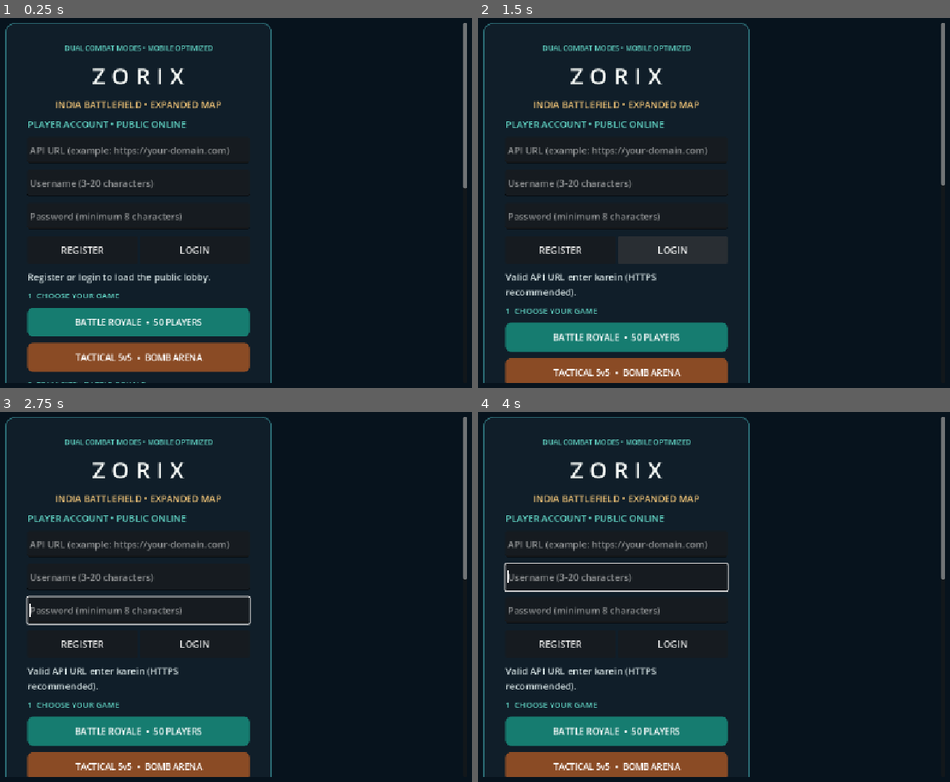
Above: before the commit, frames 1-4 (two rows, left to right).
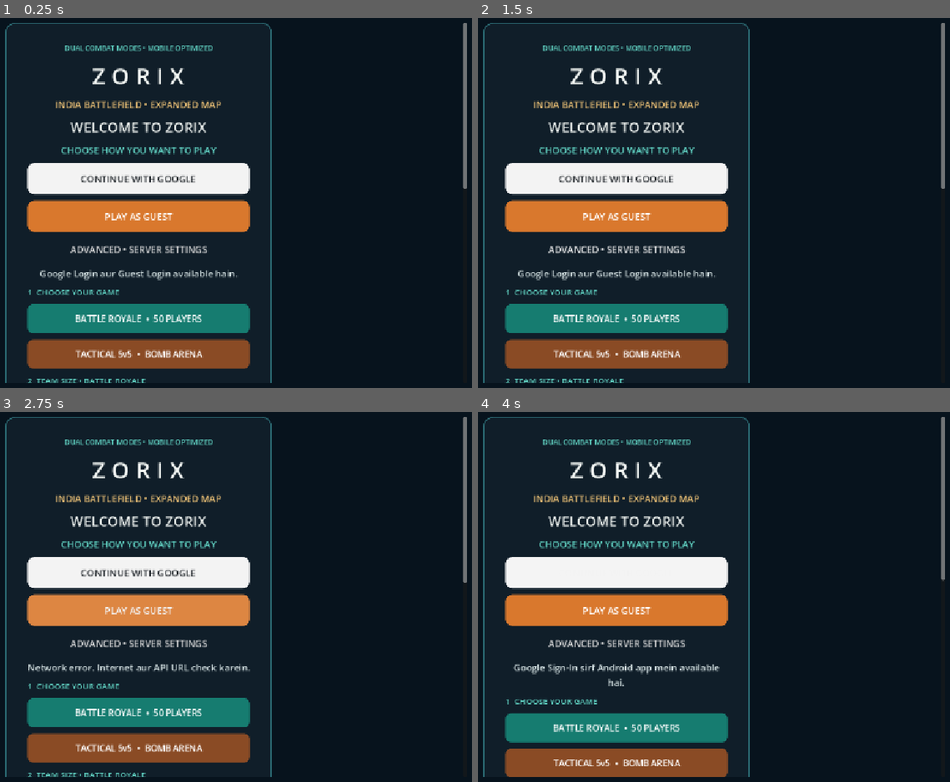
Above: after the commit, the same moments.

Repository: yadav429/ZORIX
Game: Godot game, scene res://Scenes/Lobby.tscn
Same seed, same stepped clock (60 frames per second), same inputs: the game is played once before the commit and once after it.
Inputs (mouse positions are in pixels of both pictures, inside the frame that each line leads up to):
- Up to frame 1 (0.25 s): no input
- Up to frame 2 (1.5 s): click "REGISTER" (after the commit: "ADVANCED • SERVER SETTINGS") at 0.5 s; click "LOGIN" (after the commit: "ADVANCED • SERVER SETTINGS") at 1.25 s
- Up to frame 3 (2.75 s): click (136, 611) at 2 s, where only the run after the commit has a clickable "PLAY AS GUEST"
- Up to frame 4 (4 s): click (614, 611) at 2.75 s, where only the run after the commit has a clickable "PLAY AS GUEST"; click (614, 571) at 3.5 s, where only the run after the commit has a clickable "CONTINUE WITH GOOGLE"

The runs differ from the first frame. In frame 1, 14% of the frame differs, in the area x 5-99%, y 27-99%; in frame 2, 20%; in frame 3, 19%; in frame 4, 14%.

Commit message:
Add native Google Sign-In and Guest Login (#22)
* Replace account form with three login choices

* Add anonymous guest account endpoint

* Set stable Android package ID for Firebase sign-in

* Enable Android internet permission for online sign-in

* Add Render deployment blueprint for ZORIX player API

* Enable ZORIX guest login with live API and hide Facebook option

* Add secure Google ID token verification endpoint

* Add Google token verification dependency

* Configure Google OAuth web client ID on Render

* Fix Google auth dependency requirements newline

* Fix Render Google OAuth environment configuration YAML

* Add Android OAuth client configuration

* Connect native Google Sign-In token to player API

* Enable native Google Sign-In Android plugin

* Enable Gradle Android export for Google Sign-In plugin

* Build ZORIX with native Google sign-in plugin and API smoke tests

* Verify release APK OAuth signing fingerprint in CI

Diff:
--- a/Scripts/player_account.gd
+++ b/Scripts/player_account.gd
@@ -2,78 +2,115 @@
 
 signal login_completed(player_name: String)
 signal public_server_loaded(host: String, port: int)
-var request_kind := "auth"
 
 const SETTINGS_PATH := "user://zorix_account.cfg"
+const GOOGLE_WEB_CLIENT_ID := "12896414115-g4950lhr34mbcpugje8ga9kq8uufpl5b.apps.googleusercontent.com"
 var request: HTTPRequest
 var api_url_input: LineEdit
-var username_input: LineEdit
-var password_input: LineEdit
 var status_label: Label
-var login_button: Button
-var register_button: Button
+var google_button: Button
+var guest_button: Button
+var advanced_box: VBoxContainer
+var google_sign_in: Object
 var token := ""
 var player_name := ""
-var api_base_url := ""
+var api_base_url := "https://zorix-player-api-dnz5.onrender.com"
+var request_kind := "auth"
 
 func _ready():
     request = HTTPRequest.new()
-    request.timeout = 15.0
+    request.timeout = 30.0
     add_child(request)
     request.request_completed.connect(_on_request_completed)
     _load_session()
+    _connect_google_plugin()
+
+func _connect_google_plugin():
+    if OS.get_name() != "Android":
+        return
+    if not Engine.has_singleton("GodotGoogleSignIn"):
+        return
+    google_sign_in = Engine.get_singleton("GodotGoogleSignIn")
+    if not google_sign_in.is_connected("sign_in_success", _on_google_sign_in_success):
+        google_sign_in.connect("sign_in_success", _on_google_sign_in_success)
+    if not google_sign_in.is_connected("sign_in_failed", _on_google_sign_in_failed):
+        google_sign_in.connect("sign_in_failed", _on_google_sign_in_failed)
 
 func build_ui(parent: VBoxContainer):
     var heading = Label.new()
-    heading.text = "PLAYER ACCOUNT • PUBLIC ONLINE"
-    heading.add_theme_color_override("font_color", Color("#62d6c6"))
+    heading.text = "WELCOME TO ZORIX"
+    heading.horizontal_alignment = HORIZONTAL_ALIGNMENT_CENTER
+    heading.add_theme_font_size_override("font_size", 24)
+    heading.add_theme_color_override("font_color", Color("#f3f7f4"))
     parent.add_child(heading)
 
+    var subtitle = Label.new()
+    subtitle.text = "CHOOSE HOW YOU WANT TO PLAY"
+    subtitle.horizontal_alignment = HORIZONTAL_ALIGNMENT_CENTER
+    subtitle.add_theme_color_override("font_color", Color("#62d6c6"))
+    parent.add_child(subtitle)
+
+    google_button = _make_login_button("CONTINUE WITH GOOGLE", Color("#f3f3f3"), Color("#20252a"))
+    google_button.pressed.connect(_google_login)
+    parent.add_child(google_button)
+
+    guest_button = _make_login_button("PLAY AS GUEST", Color("#d9782d"), Color.WHITE)
+    guest_button.pressed.connect(_guest_login)
+    parent.add_child(guest_button)
+
+    var advanced = Button.new()
+    advanced.text = "ADVANCED • SERVER SETTINGS"
+    advanced.flat = true
+    advanced.custom_minimum_size.y = 38
+    parent.add_child(advanced)
+
+    advanced_box = VBoxContainer.new()
+    advanced_box.visible = false
+    parent.add_child(advanced_box)
+    advanced.pressed.connect(func(): advanced_box.visible = not advanced_box.visible)
+
+    var api_label = Label.new()
+    api_label.text = "Account API URL"
+    advanced_box.add_child(api_label)
     api_url_input = LineEdit.new()
-    api_url_input.placeholder_text = "API URL (example: https://your-domain.com)"
+    api_url_input.placeholder_text = "https://zorix-player-api-dnz5.onrender.com"
     api_url_input.text = api_base_url
-    api_url_input.custom_minimum_size.y = 46
-    parent.add_child(api_url_input)
-
-    username_input = LineEdit.new()
-    username_input.placeholder_text = "Username (3-20 characters)"
-    username_input.custom_minimum_size.y = 46
-    parent.add_child(username_input)
-
-    password_input = LineEdit.new()
-    password_input.placeholder_text = "Password (minimum 8 characters)"
-    password_input.secret = true
-    password_input.custom_minimum_size.y = 46
-    parent.add_child(password_input)
-
-    var actions = HBoxContainer.new()
-    parent.add_child(actions)
-    register_button = Button.new()
-    register_button.text = "REGISTER"
-    register_button.size_flags_horizontal = Control.SIZE_EXPAND_FILL
-    register_button.custom_minimum_size.y = 48
-    register_button.pressed.connect(func(): _send_auth("/api/register"))
-    actions.add_child(register_button)
-    login_button = Button.new()
-    login_button.text = "LOGIN"
-    login_button.size_flags_horizontal = Control.SIZE_EXPAND_FILL
-    login_button.custom_minimum_size.y = 48
-    login_button.pressed.connect(func(): _send_auth("/api/login"))
-    actions.add_child(login_button)
+    api_url_input.custom_minimum_size.y = 44
+    advanced_box.add_child(api_url_input)
 
     status_label = Label.new()
-    status_label.text = "Register or login to load the public lobby."
+    status_label.text = "Google Login aur Guest Login available hain."
     status_label.autowrap_mode = TextServer.AUTOWRAP_WORD_SMART
+    status_label.horizontal_alignment = HORIZONTAL_ALIGNMENT_CENTER
     status_label.add_theme_color_override("font_color", Color("#d8e5e6"))
     parent.add_child(status_label)
     _set_busy(false)
+
+func _make_login_button(caption: String, background: Color, foreground: Color) -> Button:
+    var button = Button.new()
+    button.text = caption
+    button.custom_minimum_size.y = 54
+    button.size_flags_horizontal = Control.SIZE_EXPAND_FILL
+    button.add_theme_font_size_override("font_size", 16)
+    button.add_theme_color_override("font_color", foreground)
+    var style = StyleBoxFlat.new()
+    style.bg_color = background
+    style.set_corner_radius_all(12)
+    style.content_margin_top = 10
+    style.content_margin_bottom = 10
+    button.add_theme_stylebox_override("normal", style)
+    var hover = style.duplicate()
+    hover.bg_color = background.lightened(0.1)
+    button.add_theme_stylebox_override("hover", hover)
+    button.add_theme_stylebox_override("pressed", hover)
+    return button
 
 func _load_session():
     var cfg = ConfigFile.new()
     if cfg.load(SETTINGS_PATH) == OK:
         token = str(cfg.get_value("account", "token", ""))
         player_name = str(cfg.get_value("account", "username", ""))
-        api_base_url = str(cfg.get_value("account", "api_url", ""))
+        api_base_url = str(cfg.get_value("account", "api_url", api_base_url))
 
 func _save_session():
     var cfg = ConfigFile.new()
@@ -82,65 +119,98 @@
     cfg.set_value("account", "api_url", api_base_url)
     cfg.save(SETTINGS_PATH)
 
-func _send_auth(path: String):
-    api_base_url = api_url_input.text.strip_edges().trim_suffix("/")
-    var username = username_input.text.strip_edges()
-    var password = password_input.text
-    if not api_base_url.begins_with("https://") and not api_base_url.begins_with("http://"):
-        status_label.text = "Valid API URL enter karein (HTTPS recommended)."
-        return
-    if username.length() < 3 or password.length() < 8:
-        status_label.text = "Username 3+ aur password 8+ characters hona chahiye."
-        return
-    var headers = PackedStringArray(["Content-Type: application/json"])
-    var payload = JSON.stringify({"username": username, "password": password})
+func _api_base() -> String:
+    if api_url_input != null and not api_url_input.text.strip_edges().is_empty():
+        api_base_url = api_url_input.text.strip_edges().trim_suffix("/")
+    return api_base_url
+
+func _guest_login():
+    var base = _api_base()
+    if not base.begins_with("https://"):
+        status_label.text = "Advanced settings mein valid HTTPS API URL enter karein."
+        return
     _set_busy(true)
-    status_label.text = "Connecting to ZORIX account service..."
-    request_kind = "auth"
-    var err = request.request(api_base_url + path, headers, HTTPClient.METHOD_POST, payload)
+    status_label.text = "Creating secure guest account..."
+    request_kind = "guest"
+    var err = request.request(base + "/api/guest", PackedStringArray(["Content-Type: application/json"]), HTTPClient.METHOD_POST, "{}")
     if err != OK:
         _set_busy(false)
         status_label.text = "Request start nahi hui: " + error_string(err)
+
+func _google_login():
+    if OS.get_name() != "Android":
+        status_label.text = "Google Sign-In sirf Android app mein available hai."
+        return
+    _connect_google_plugin()
+    if google_sign_in == null:
+        status_label.text = "Google Sign-In plugin APK mein load nahi hua. Guest Login use kar sakte hain."
+        return
+    if not google_sign_in.isInitialized():
+        google_sign_in.initialize(GOOGLE_WEB_CLIENT_ID)
+    _set_busy(true)
+    status_label.text = "Google account chooser opening..."
+    google_sign_in.signInWithAccountChooser()
+
+func _on_google_sign_in_success(id_token: String, email: String, display_name: String):
+    if id_token.is_empty():
+        _set_busy(false)
+        status_label.text = "Google ne ID token return nahi kiya."
+        return
+    _set_busy(true)
+    status_label.text = "Google account verify ho raha hai..."
+    request_kind = "google"
+    var payload = JSON.stringify({"id_token": id_token})
+    var err = request.request(_api_base() + "/api/google", PackedStringArray(["Content-Type: application/json"]), HTTPClient.METHOD_POST, payload)
+    if err != OK:
+        _set_busy(false)
+        status_label.text = "Google verification request start nahi hui: " + error_string(err)
+
+func _on_google_sign_in_failed(error_message: String):
+    _set_busy(false)
+    status_label.text = "Google Sign-In failed: " + error_message
 
 func _on_request_completed(result: int, code: int, _headers: PackedStringArray, body: PackedByteArray):
     _set_busy(false)
     var parsed = JSON.parse_string(body.get_string_from_utf8())
     if result != HTTPRequest.RESULT_SUCCESS:
-        status_label.text = "Network error. API URL aur internet check karein."
+        status_label.text = "Network error. Internet aur API URL check karein."
         return
     if code < 200 or code >= 300:
-        status_label.text = str(parsed.get("detail", "Login/Register failed")) if parsed is Dictionary else "Request failed."
+        status_label.text = str(parsed.get("detail", "Login failed")) if parsed is Dictionary else "Request failed."
         return
     if request_kind == "lobby":
-        var servers = parsed.get("servers", []) if parsed is Dictionary else []
-        if servers.size() > 0:
-            var server_info = servers[0]
-            status_label.text = "Public lobby ready • " + str(server_info.get("name", "ZORIX Server"))
-            public_server_loaded.emit(str(server_info.get("host", "")), int(server_info.get("port", 24560)))
+        if parsed is Dictionary:
+            var servers: Array = parsed.get("servers", [])
+            if servers.is_empty():
+                status_label.text = "Login successful: " + player_name + " • Lobby ready"
+            else:
+                status_label.text = "Login successful: " + player_name + " • " + str(servers.size()) + " server(s) available"
         else:
-            status_label.text = str(parsed.get("message", "No public game server configured")) if parsed is Dictionary else "Invalid lobby response."
+            status_label.text = "Login successful: " + player_name + " • Lobby response received"
+        login_completed.emit(player_name)
         return
     if not parsed is Dictionary or not parsed.has("token"):
         status_label.text = "Invalid account server response."
         return
     token = str(parsed["token"])
-    player_name = str(parsed.get("player", {}).get("username", "Player"))
+    var player_data: Dictionary = parsed.get("player", {})
+    player_name = str(player_data.get("display_name", player_data.get("username", "Guest")))
     _save_session()
-    status_label.text = "Logged in: " + player_name + " • Loading public lobby..."
+    status_label.text = "Welcome, " + player_name + " • Loading public lobby..."
     _load_public_lobby()
 
 func _load_public_lobby():
     var headers = PackedStringArray(["Authorization: Bearer " + token])
     request_kind = "lobby"
-    var err = request.request(api_base_url + "/api/lobby", headers, HTTPClient.METHOD_GET)
+    var err = request.request(_api_base() + "/api/lobby", headers, HTTPClient.METHOD_GET)
     if err != OK:
         status_label.text = "Lobby request start nahi hui: " + error_string(err)
 
 func _set_busy(busy: bool):
-    if register_button != null:
-        register_button.disabled = busy
-    if login_button != null:
-        login_button.disabled = busy
+    if guest_button != null:
+        guest_button.disabled = busy
+    if google_button != null:
+        google_button.disabled = busy
 
 func is_logged_in() -> bool:
     return not token.is_empty()
@@ -149,8 +219,6 @@
     return player_name
 
 func get_public_server() -> Dictionary:
-    if status_label != null and status_label.text.find("No public game server configured") >= 0:
-        return {}
     return {}
 
 func logout():
@@ -158,4 +226,4 @@
     player_name = ""
     _save_session()
     if status_label != null:
-        status_label.text = "Logged out. Login to continue."
+        status_label.text = "Logged out. Choose a login option."
--- a/project.godot
+++ b/project.godot
@@ -24,3 +24,7 @@
 rendering_device/driver.windows="d3d12"
 renderer/rendering_method="gl_compatibility"
 textures/vram_compression/import_etc2_astc=true
+
+[editor_plugins]
+
+enabled=PackedStringArray("res://addons/GodotGoogleSignIn/plugin.cfg")
Not shown, changed: auth/requirements.txt
Not shown, changed: export_presets.cfg
Not shown, added: render.yaml
